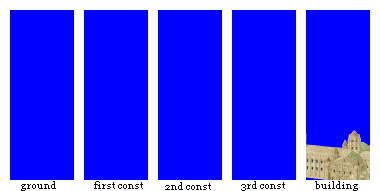
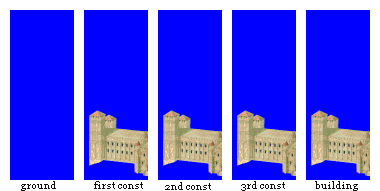
Layer changes from the first (380, 191) image to the second:
hid "ROMANICA_N", painted on it over [89, 130, 370, 180]
showed "ROMANICA_W", painted on it over [89, 110, 370, 177]
